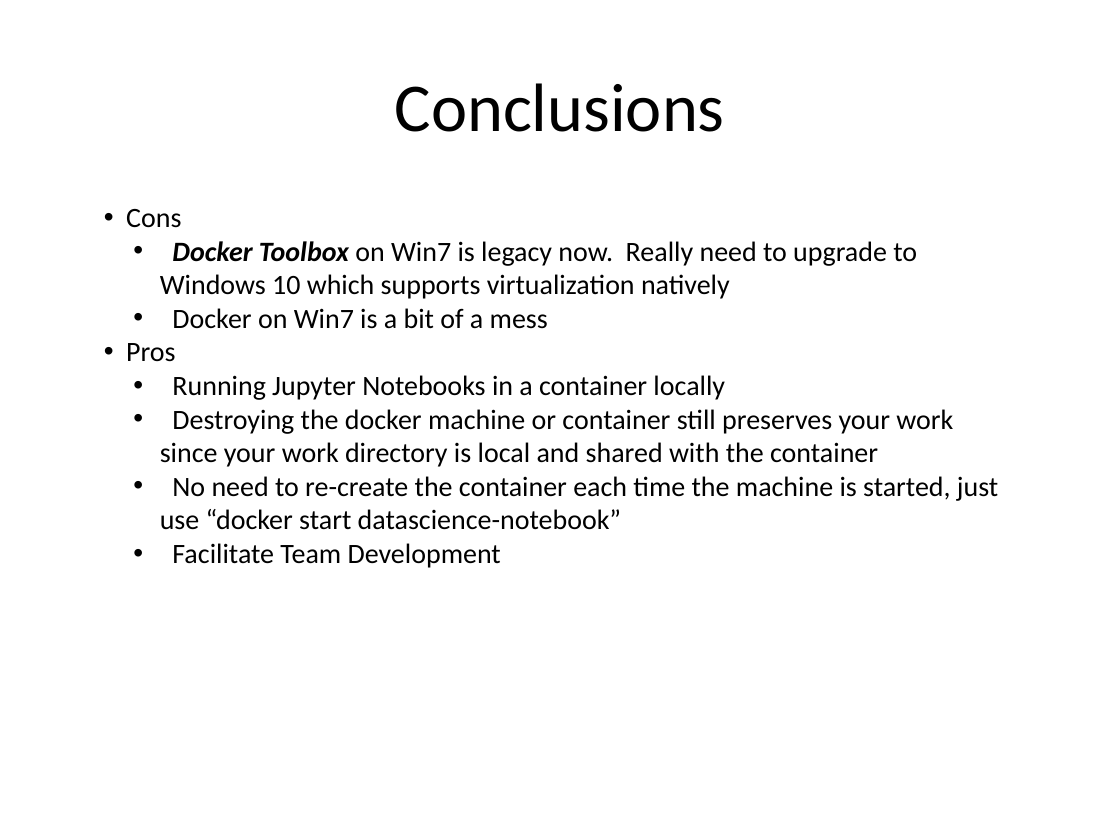
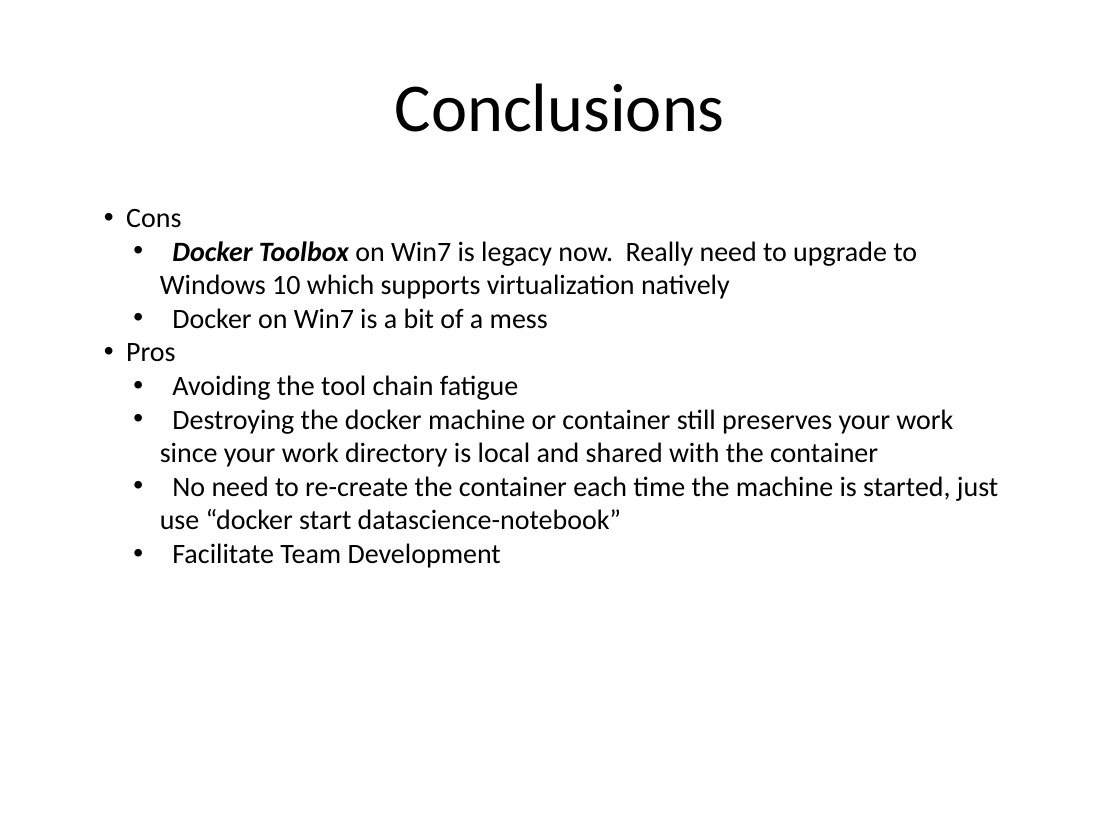
Before and after one commit to kskalvar/jupyter-notebook-with-docker-win7, a slide deck: slide 7 of slides/Jupyter Notebook with Docker on Win7.pptx. Drawn at 1120x840 pixels with LibreOffice and Linux fonts; fonts in the diff are those of the drawing; background and template pictures are left out. Boxes give left, top, right and bottom in pixels: in the first picture for what was removed or moved away, otherwise in the second. Text is boxed around its words. In the diff, an @@ line names an element or a change of style, - is before the commit and + after.

```diff
--- a/slides/Jupyter Notebook with Docker on Win7.pptx
+++ b/slides/Jupyter Notebook with Docker on Win7.pptx
@@ text at (172, 375, 518, 400): text changed @@
-  • Running Jupyter Notebooks in a container locally
+  • Avoiding the tool chain fatigue
```
Also in this commit, not shown: 5 other slides changed.
